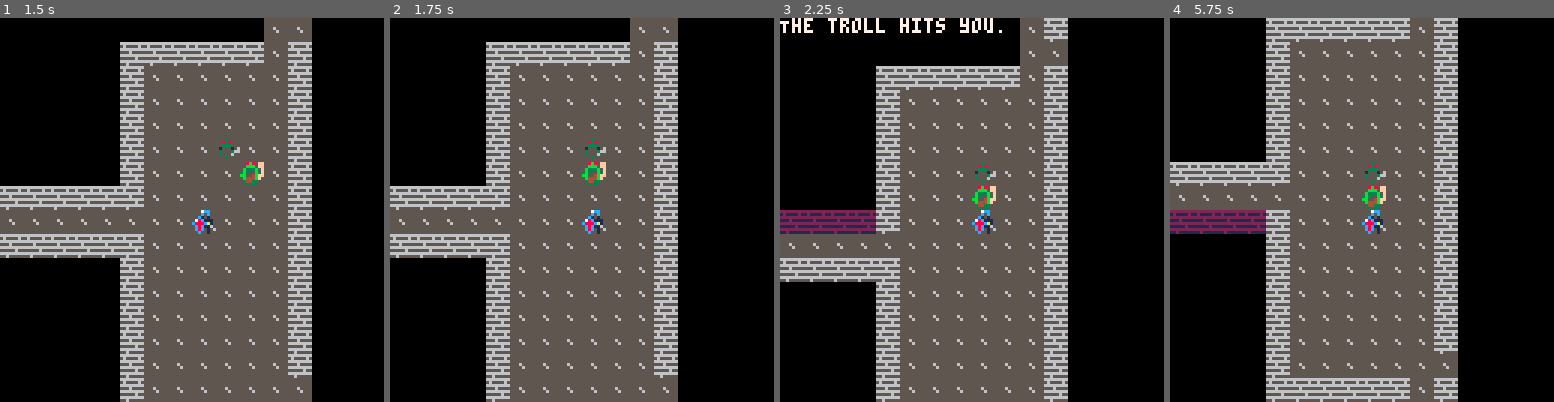
Above: before the commit, frames 1-4 (left to right).
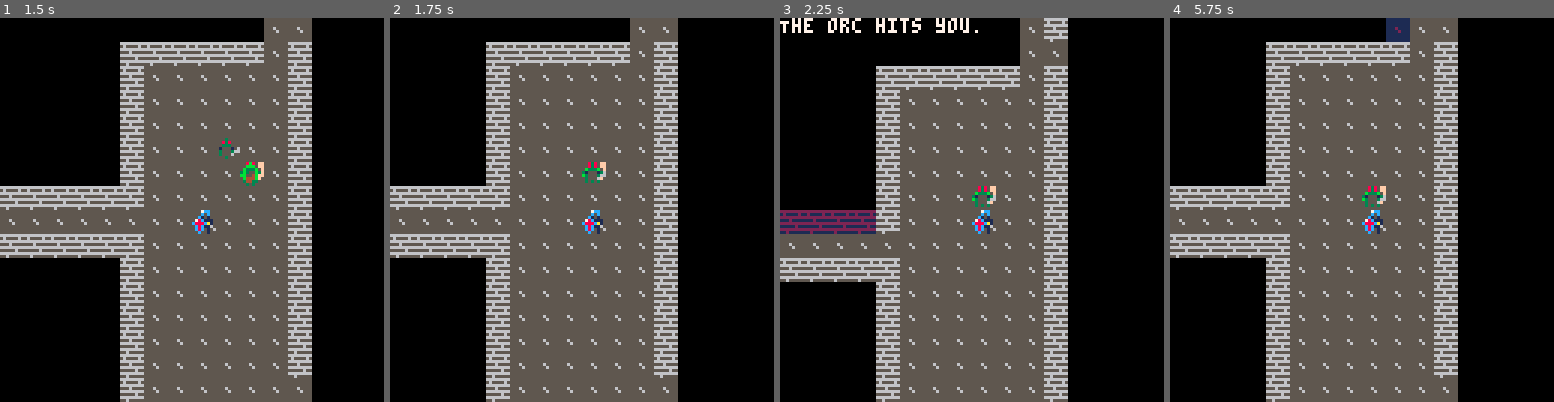
Above: after the commit, the same moments.

Repository: m-r-hunt/Pico-8-Carts
Game: PICO-8 cartridge rlt2021/cart.p8
Same seed, same stepped clock (60 frames per second), same inputs: the game is played once before the commit and once after it.
Inputs:
- Up to frame 1 (1.5 s): no input
- Up to frame 2 (1.75 s): hold Right from 1.6 s (still down)
- Up to frame 3 (2.25 s): release Right at 2.1 s; hold Up from 2.15 s (still down)
- Up to frame 4 (5.75 s): release Up at 2.42 s; hold Right 2.47-3.03 s; hold Left 3.08-3.58 s; hold Down 3.63-3.97 s; hold Right 4.02-4.68 s; hold Up 4.73-5.03 s; hold Left 5.08-5.68 s; hold Down from 5.73 s (still down)

Frame 1 is identical in both runs. In frame 2, 0.3% of the frame differs, in the area x 50-57%, y 31-44%; in frame 3, 0.9%; in frame 4, 11%, in the area x 0-75%, y 0-100%.

Commit message:
Add V2 and use throughout

Diff:
--- a/rlt2021/core.trm.lua
+++ b/rlt2021/core.trm.lua
@@ -8,3 +8,26 @@
 function Class(table)
 	return setmetatable(table,{__call=new})
 end
+
+
+V2={
+	__add=function(self,other)
+		return V2(self[1]+other[1],self[2]+other[2])
+	end,
+	__sub=function(self,other)
+		return V2(self[1]-other[1],self[2]-other[2])
+	end,
+	_unm=function(self)
+		return V2(-self[1],-self[2])
+	end,
+	__len=function(self)
+		return sqrt(self[1]^2+self[2]^2)
+	end,
+	__eq=function(self,other)
+		return self[1]==other[1] and self[2]==other[2]
+	end
+}
+local function makeV2(t,x,y)
+	return setmetatable({x,y},t)
+end
+setmetatable(V2,{__call=makeV2})
--- a/rlt2021/flow.trm.lua
+++ b/rlt2021/flow.trm.lua
@@ -1,3 +1,4 @@
+
 
 
 
@@ -5,16 +6,16 @@
 
 local function handleKeys()
 	if btnp(0) then
-		return {move={-1,0}}
+		return {move=V2(-1,0)}
 	end
 	if btnp(1) then
-		return {move={1,0}}
+		return {move=V2(1,0)}
 	end
 	if btnp(2) then
-		return {move={0,-1}}
+		return {move=V2(0,-1)}
 	end
 	if btnp(3) then
-		return {move={0,1}}
+		return {move=V2(0,1)}
 	end
 
 	return {}
@@ -29,17 +30,16 @@
 		local dt=yield()
 		local action=handleKeys()
 		if action.move then
-			local dx=player.x+action.move[1]
-			local dy=player.y+action.move[2]
-			if not game_map:isBlocked(dx,dy) then
-				local target=getBlockingEntitiesAt(dx,dy)
+			local dx=player.pos+action.move
+			if not game_map:isBlocked(dx) then
+				local target=getBlockingEntitiesAt(dx)
 
 				if target then
 					message="you kick the "..target.name.." in the nuts"
 				else
 					message=""
-					player:move(dx,dy)
-					fov_map=calculateFOV(blocks_fov,{player.x,player.y},10)
+					player:move(dx)
+					fov_map=calculateFOV(blocks_fov,player.pos,10)
 					memory:unionWith(fov_map)
 				end
 
@@ -57,10 +57,10 @@
 local function _init()
 	main_thread=cocreate(main)
 
-	player=Entity(8,8,1,"player",true,Fighter(30,2,5))
+	player=Entity(V2(8,8),1,"player",true,Fighter(30,2,5))
 	entities={player}
-	player.x,player.y=makeMap(entities)
-	fov_map=calculateFOV(blocks_fov,{player.x,player.y},10)
+	player.pos=makeMap(entities)
+	fov_map=calculateFOV(blocks_fov,player.pos,10)
 	memory=FOVMap()
 	memory:unionWith(fov_map)
 	message=""
@@ -73,12 +73,12 @@
 local function _draw()
 	cls()
 
-	camera(player.x*8-64,player.y*8-64)
+	camera(player.pos[1]*8-64,player.pos[2]*8-64)
 
-	game_map:draw(player.x,player.y,memory,fov_map)
+	game_map:draw(player.pos,memory,fov_map)
 
 	for e in all(entities) do
-		if fov_map:contains(e.x,e.y) then
+		if fov_map:contains(e.pos) then
 			e:draw()
 		end
 	end
--- a/rlt2021/fov.trm.lua
+++ b/rlt2021/fov.trm.lua
@@ -5,19 +5,19 @@
 		self.set={}
 	end,
 
-	add=function(self,x,y)
-		self.set[x]=self.set[x] or {}
-		self.set[x][y]=true
-	end,
-
-	contains=function(self,x,y)
-		return self.set[x] and self.set[x][y]
+	add=function(self,pos)
+		self.set[pos[1]]=self.set[pos[1]] or {}
+		self.set[pos[1]][pos[2]]=true
+	end,
+
+	contains=function(self,pos)
+		return self.set[pos[1]] and self.set[pos[1]][pos[2]]
 	end,
 
 	unionWith=function(self,other)
 		for x,row in pairs(other.set) do
 			for y in pairs(row) do
-				self:add(x,y)
+				self:add{x,y}
 			end
 		end
 	end
@@ -146,7 +146,7 @@
 	local real_y=y*dy
 	local real_pos={pos[1]+real_x,pos[2]+real_y}
 
-	fov:add(unpack(real_pos))
+	fov:add(real_pos)
 
 	local is_blocked=blocksFOV(real_pos)
 
@@ -207,7 +207,7 @@
 
 function calculateFOV(blocksFOV,pos,radius)
 	local fov=FOVMap()
-	fov:add(unpack(pos))
+	fov:add(pos)
 
 	checkQuadrant(pos,1,1,radius,fov,blocksFOV)
 	checkQuadrant(pos,1,-1,radius,fov,blocksFOV)
--- a/rlt2021/gameplay.trm.lua
+++ b/rlt2021/gameplay.trm.lua
@@ -3,9 +3,9 @@
 
 
 
-function getBlockingEntitiesAt(dx,dy)
+function getBlockingEntitiesAt(dx)
 	for e in all(entities) do
-		if e.blocks and e.x==dx and e.y==dy then
+		if e.blocks and e.pos==dx then
 			return e
 		end
 	end
@@ -22,9 +22,9 @@
 
 BasicMonster=Class{
 	takeTurn=function(self)
-		if fov_map:contains(self.owner.x,self.owner.y) then
+		if fov_map:contains(self.owner.pos) then
 			if self.owner:distanceTo(player)>1 then
-				self.owner:moveTowards(player.x,player.y)
+				self.owner:moveTowards(player.pos)
 			elseif player.fighter.hp>0 then
 				message="The "..self.owner.name.." hits you."
 			end
@@ -32,14 +32,13 @@
 	end
 }
 
-local function blocks(x,y)
-	return GameMap:isBlocked(x,y)
+local function blocks(pos)
+	return GameMap:isBlocked(pos)
 end
 
 Entity=Class{
-	construct=function(self,x,y,sprite,name,blocks,fighter,ai)
-		self.x=x
-		self.y=y
+	construct=function(self,pos,sprite,name,blocks,fighter,ai)
+		self.pos=pos
 		self.sprite=sprite
 		self.name=name
 		self.blocks=blocks
@@ -54,25 +53,22 @@
 		end
 	end,
 
-	move=function(self,dx,dy)
-		self.x=dx
-		self.y=dy
+	move=function(self,dx)
+		self.pos=dx
 	end,
 
-	moveTowards=function(self,tx,ty,entities)
-		local path=pathfind(self.x,self.y,tx,ty,blocks)
+	moveTowards=function(self,tpos,entities)
+		local path=pathfind(self.pos,tpos,blocks)
 		if path and #path>=3 and not getBlockingEntitiesAt(unpack(path[2])) then
-			self:move(unpack(path[2]))
+			self:move(path[2])
 		end
 	end,
 
 	distanceTo=function(self,other)
-		local dx=other.x-self.x
-		local dy=other.y-self.y
-		return sqrt(dx^2+dy^2)
+		return #(other.pos-self.pos)
 	end,
 
 	draw=function(self)
-		spr(self.sprite,self.x*8,self.y*8)
+		spr(self.sprite,self.pos[1]*8,self.pos[2]*8)
 	end
 }
--- a/rlt2021/map.trm.lua
+++ b/rlt2021/map.trm.lua
@@ -8,17 +8,19 @@
 end
 
 GameMap=Class{
-	isBlocked=function(self,x,y)
-		return fget(mget(x,y),0)
+	isBlocked=function(self,pos)
+		return fget(mget(unpack(pos)),0)
 	end,
 
-	draw=function(self,cx,cy,memory,fov)
+	draw=function(self,c,memory,fov)
+		local cx=c[1]
+		local cy=c[2]
 		for x=cx-9,cx+9 do
 			for y=cy-9,cy+9 do
-				if fov:contains(x,y) then
+				if fov:contains{x,y} then
 					pal()
 					spr(mget(x,y),x*8,y*8)
-				elseif memory:contains(x,y) then
+				elseif memory:contains{x,y} then
 					setShadowPal()
 					spr(mget(x,y),x*8,y*8)
 				end
@@ -69,9 +71,9 @@
 	end
 end
 
-local function anyEntitiesAt(entities,x,y)
+local function anyEntitiesAt(entities,pos)
 	for e in all(entities) do
-		if e.x==x and e.y==y then
+		if e.pos==pos then
 			return true
 		end
 	end
@@ -85,12 +87,12 @@
 		local x=room.x1+1+flr(rnd(room.x2-room.x1-2))
 		local y=room.y1+1+flr(rnd(room.y2-room.y1-2))
 
-		if not anyEntitiesAt(entities,x,y) then
+		if not anyEntitiesAt(entities,V2(x,y)) then
 			local monster=nil
 			if rnd(1)<0.8 then
-				monster=Entity(x,y,16,"orc",true,Fighter(10,0,3),BasicMonster())
+				monster=Entity(V2(x,y),16,"orc",true,Fighter(10,0,3),BasicMonster())
 			else
-				monster=Entity(x,y,17,"troll",true,Fighter(16,1,4),BasicMonster())
+				monster=Entity(V2(x,y),17,"troll",true,Fighter(16,1,4),BasicMonster())
 			end
 			add(entities,monster)
 		end
@@ -152,5 +154,5 @@
 	if save_map then
 		cstore(0x1000,0x1000,0x2000)
 	end
-	return start_x,start_y
+	return V2(start_x,start_y)
 end
--- a/rlt2021/pathfind.trm.lua
+++ b/rlt2021/pathfind.trm.lua
@@ -5,53 +5,62 @@
 		self.set={}
 	end,
 
-	add=function(self,x,y,val)
-		self.set[x]=self.set[x] or {}
-		self.set[x][y]=val
+	add=function(self,pos,val)
+		self.set[pos[1]]=self.set[pos[1]] or {}
+		self.set[pos[1]][pos[2]]=val
 	end,
 
-	get=function(self,x,y)
-		return self.set[x] and self.set[x][y]
+	get=function(self,pos)
+		return self.set[pos[1]] and self.set[pos[1]][pos[2]]
 	end
 }
 
-function pathfind(sx,sy,tx,ty,blocks)
-	local frontier={{sx,sy}}
+function pathfind(s,t,blocks)
+	local frontier={s}
 	local came_from=Grid()
 
+	local i=0
 	while #frontier>0 do
+		i+=1
+		printh(i)
 		local current=frontier[1]
 		deli(frontier,1)
 
-		if current[1]==tx and current[2]==ty then
+		if current==t then
 			break
 		end
 
-		if not came_from:get(current[1]-1,current[2]) and not blocks(current[1]-1,current[2]) then
-			add(frontier,{current[1]-1,current[2]})
-			came_from:add(current[1]-1,current[2],current)
+		local n=current-V2(1,0)
+		if not came_from:get(n) and not blocks(n) then
+			add(frontier,n)
+			came_from:add(n,current)
 		end
-		if not came_from:get(current[1]+1,current[2]) and not blocks(current[1]+1,current[2]) then
-			add(frontier,{current[1]+1,current[2]})
-			came_from:add(current[1]+1,current[2],current)
+		n=current+V2(1,0)
+		if not came_from:get(n) and not blocks(n) then
+			add(frontier,n)
+			came_from:add(n,current)
 		end
-		if not came_from:get(current[1],current[2]-1) and not blocks(current[1],current[2]-1) then
-			add(frontier,{current[1],current[2]-1})
-			came_from:add(current[1],current[2]-1,current)
+		n=current-V2(0,1)
+		if not came_from:get(n) and not blocks(n) then
+			add(frontier,n)
+			came_from:add(n,current)
 		end
-		if not came_from:get(current[1],current[2]+1) and not blocks(current[1],current[2]+1) then
-			add(frontier,{current[1],current[2]+1})
-			came_from:add(current[1],current[2]+1,current)
+		n=current+V2(0,1)
+		if not came_from:get(n) and not blocks(n) then
+			add(frontier,n)
+			came_from:add(n,current)
 		end
 	end
 
-	if not came_from:get(tx,ty) then
+	if not came_from:get(t) then
+		printh("Failed pathfinding")
 		return nil
 	end
 
-	local path={{tx,ty}}
-	while path[1][1]!=sx or path[1][2]!=sy do
-		add(path,came_from:get(path[1][1],path[1][2]),1)
+	printh("Found path")
+	local path={t}
+	while path[1]!=s do
+		add(path,came_from:get(path[1]),1)
 	end
 	return path
 end
Not shown, changed: rlt2021/core.trm
Not shown, changed: rlt2021/flow.trm
Not shown, changed: rlt2021/fov.trm
Not shown, changed: rlt2021/gameplay.trm
Not shown, changed: rlt2021/map.trm
Not shown, changed: rlt2021/pathfind.trm
